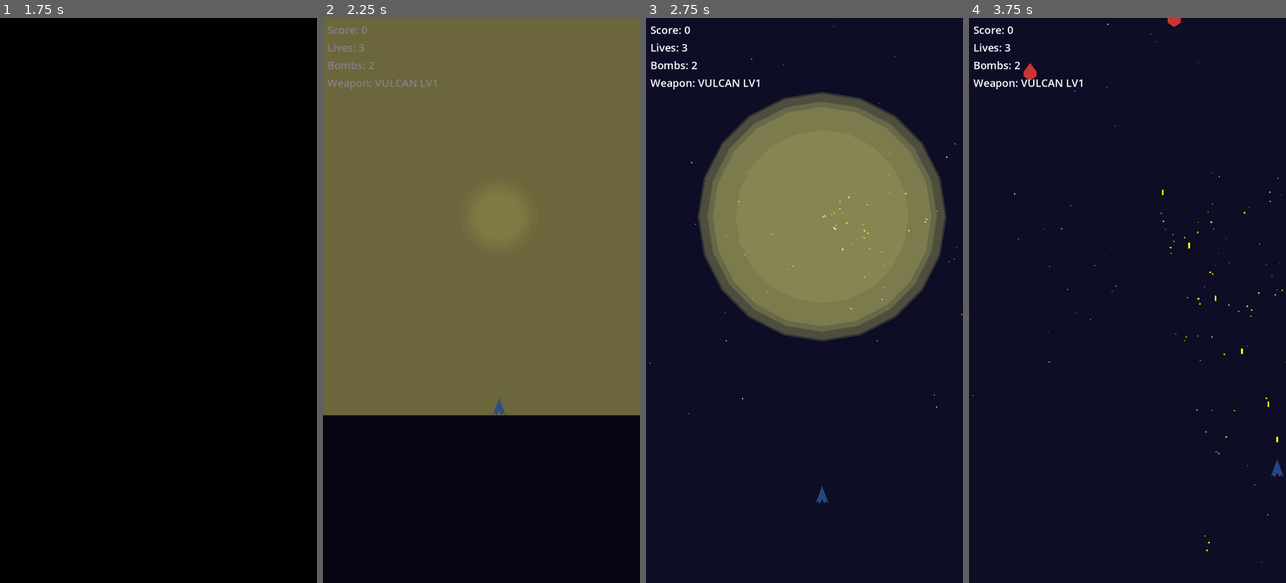
Above: before the commit, frames 1-4 (left to right).
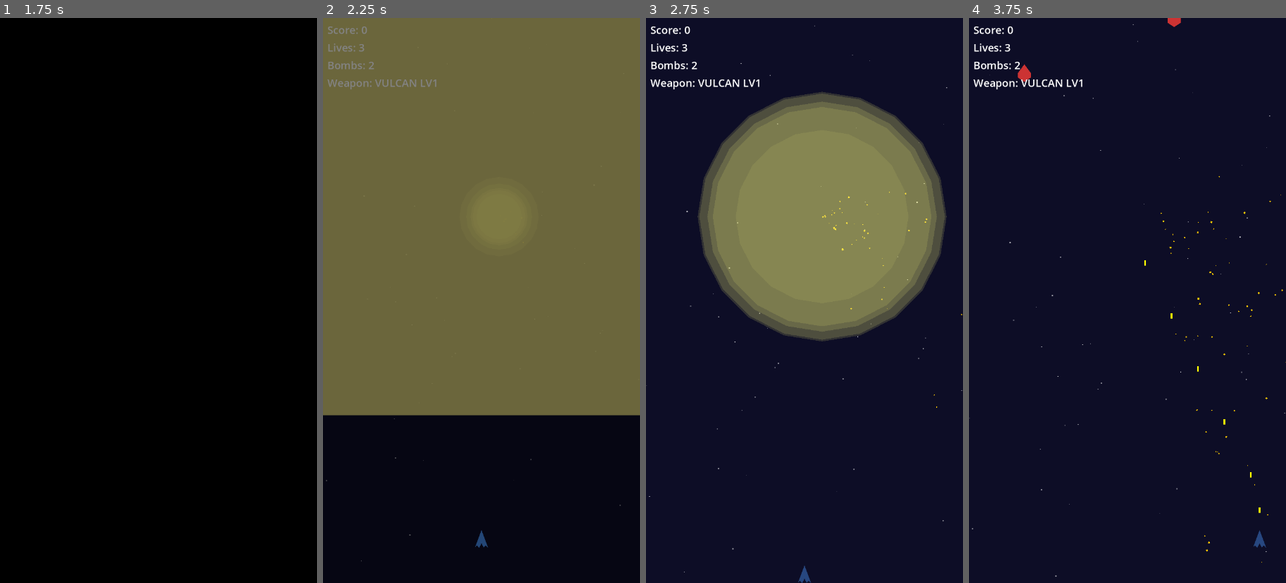
Above: after the commit, the same moments.

Repository: stphung/continuum
Game: Godot game, scene res://scenes/main/Main.tscn
The game is run twice, just before and just after one commit, with the same random seed, the same clock (stepped at 60 frames per second) and the same inputs.
Inputs (mouse positions are in pixels of both pictures, inside the frame that each line leads up to):
- Up to frame 1 (1.75 s): tap Enter (ui_accept) at 0.5, 0.77 s; move the mouse to (228, 272) at 0.52 s; hold D (move_right) 0.53-1.25 s; hold Space (shoot) 0.53-1.25 s; click "START GAME" at 1.25 s
- Up to frame 2 (2.25 s): tap Enter (ui_accept) at 2 s; move the mouse to (418, 328) at 2.02 s; hold S (move_down) from 2.03 s (still down); tap X (bomb) at 2.1 s
- Up to frame 3 (2.75 s): keep holding S (move_down); tap Enter (ui_accept) at 2.27 s; tap Space (shoot) at 2.3 s
- Up to frame 4 (3.75 s): move the mouse to (1159, 176) at 2.77 s; release S (move_down) at 2.78 s; hold D (move_right) 2.78-3.53 s; hold Space (shoot) 2.78-3.53 s; move the mouse to (1111, 413) at 3.52 s; hold W (move_up) from 3.53 s (still down); tap Space (shoot) at 3.6 s

Frame 1 is identical in both runs. In frame 2, 0.1% of the frame differs, in the area x 0-94%, y 67-97%; in frame 3, 0.2%; in frame 4, 0.4%, in the area x 0-100%, y 1-99%.

Commit message:
Fix game scene starfield dimensions and update related tests
Game Scene Fixes:
- Updated starfield.set_screen_dimensions() from (800, 900) to (720, 1280) in Game.gd
- Fixed player spawn position from (400, 800) to (360, 1100) for new viewport

Test Updates:
- Updated MockPlayer position from (400, 800) to (360, 1100)
- Fixed starfield width assertion from 800.0 to 720.0 in test_game_mechanics.gd
- Fixed player position assertion from (400, 800) to (360, 1100) in test_game_mechanics.gd

Resolves starfield coverage issue in game scene and ensures all tests pass

🤖 Generated with [Claude Code](https://claude.ai/code)

Co-Authored-By: Claude <noreply@anthropic.com>

Diff:
--- a/scripts/main/Game.gd
+++ b/scripts/main/Game.gd
@@ -27,7 +27,7 @@
 		move_child(starfield, 1)  # Position after Background (index 0)
 
 		# Configure for game scene
-		starfield.set_screen_dimensions(800, 900)
+		starfield.set_screen_dimensions(720, 1280)
 		starfield.star_count = 50
 		starfield.star_speed = 100
 
@@ -50,7 +50,7 @@
 		# Create new player
 		current_player = player_scene.instantiate()
 		add_child(current_player)
-		current_player.position = Vector2(400, 800)
+		current_player.position = Vector2(360, 1100)
 		current_player.add_to_group("player")
 		current_player.connect("player_hit", _on_player_hit)
 		current_player.connect("shoot", _on_player_shoot)
--- a/test/helpers/MockPlayer.gd
+++ b/test/helpers/MockPlayer.gd
@@ -5,7 +5,7 @@
 signal player_died
 
 var health: int = 100
-var position: Vector2 = Vector2(400, 800)
+var position: Vector2 = Vector2(360, 1100)
 var weapon_level: int = 1
 var invulnerable: bool = false
 
--- a/test/unit/test_game_mechanics.gd
+++ b/test/unit/test_game_mechanics.gd
@@ -100,7 +100,7 @@
 
 			assert_that(star.position.y).is_equal(-10.0)
 			# X position should be randomized on wrap
-			assert_that(star.position.x).is_between(0.0, 800.0)
+			assert_that(star.position.x).is_between(0.0, 720.0)
 	else:
 		# Skip test if methods don't exist
 		pass
@@ -111,7 +111,7 @@
 
 		if game.has_method("get") and game.get("current_player") != null:
 			assert_that(game.current_player).is_not_null()
-			assert_that(game.current_player.position).is_equal(Vector2(400, 800))
+			assert_that(game.current_player.position).is_equal(Vector2(360, 1100))
 	else:
 		# Skip test if method doesn't exist
 		pass
